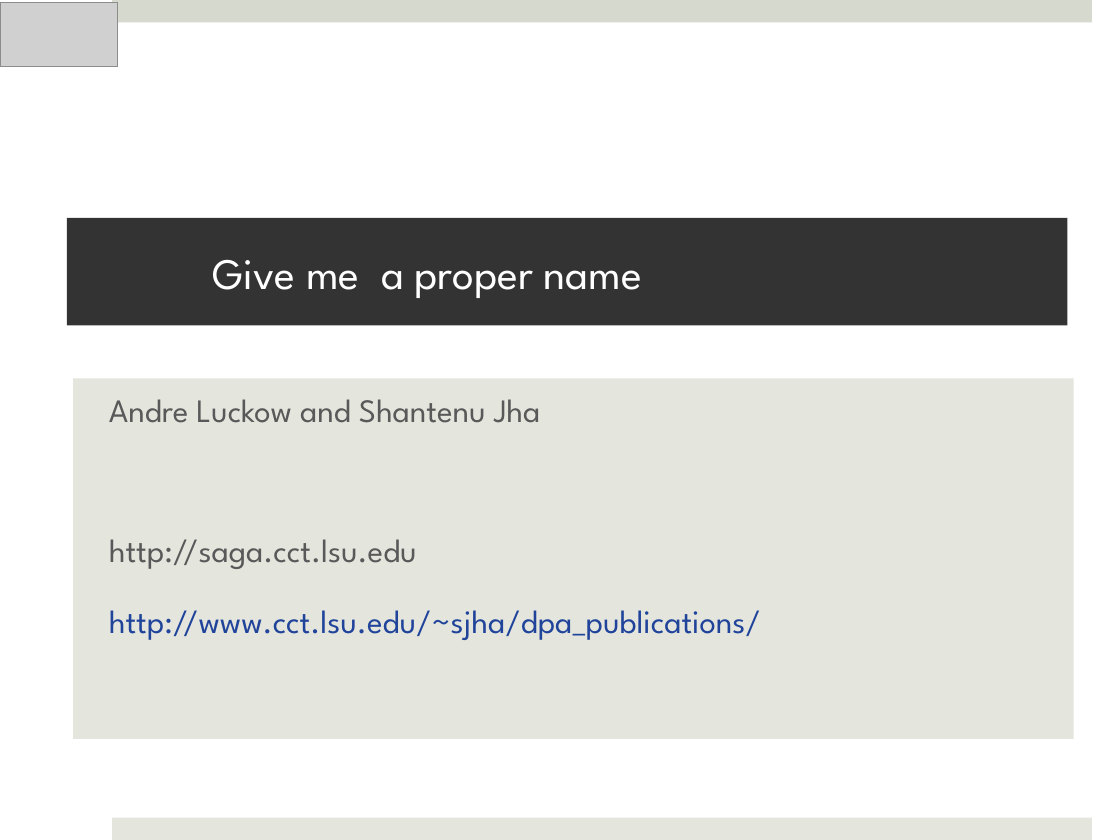
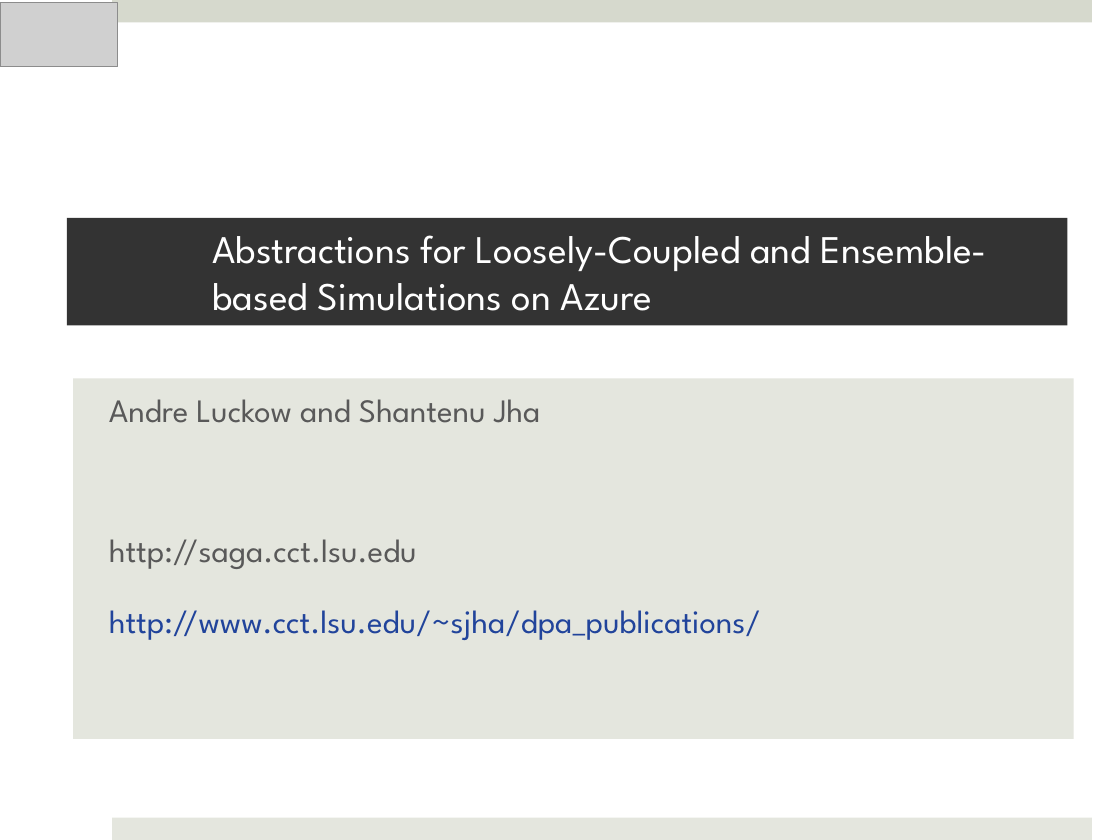
Before and after one commit to saga-project/saga-cpp-legacy-projects, a slide deck: slide 1 of papers/cloudcom10/presentation/saga-azure-cloudcom10.pptx. Drawn at 1120x840 pixels with LibreOffice and Linux fonts; fonts in the diff are those of the drawing; grey boxes stand for pictures. Boxes give left, top, right and bottom in pixels: in the first picture for what was removed or moved away, otherwise in the second. Text is boxed around its words. In the diff, an @@ line names an element or a change of style, - is before the commit and + after.

```diff
--- a/papers/cloudcom10/presentation/saga-azure-cloudcom10.pptx
+++ b/papers/cloudcom10/presentation/saga-azure-cloudcom10.pptx
@@ title at [212,235,987,311]: text changed; size 28 to 25.2 pt @@
-Give me a proper name
+Abstractions for Loosely-Coupled and Ensemble-based Simulations on Azure
```
Also in this commit, not shown: 4 other slides changed, 2 slides added, 1 slide removed.
